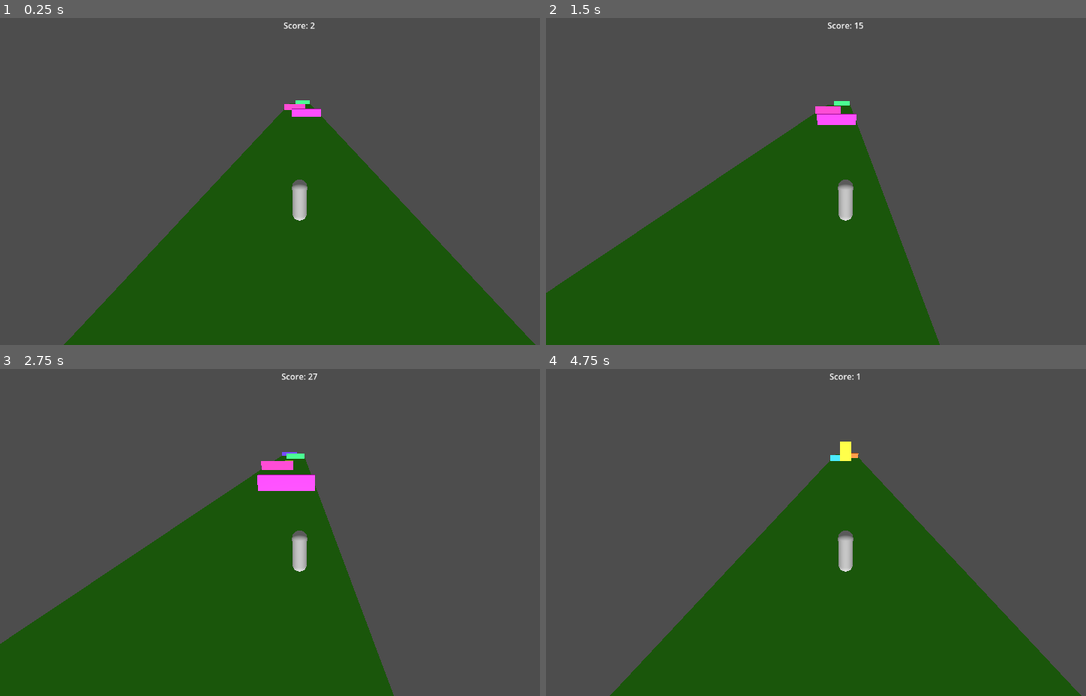
Above: before the commit, frames 1-4 (two rows, left to right).
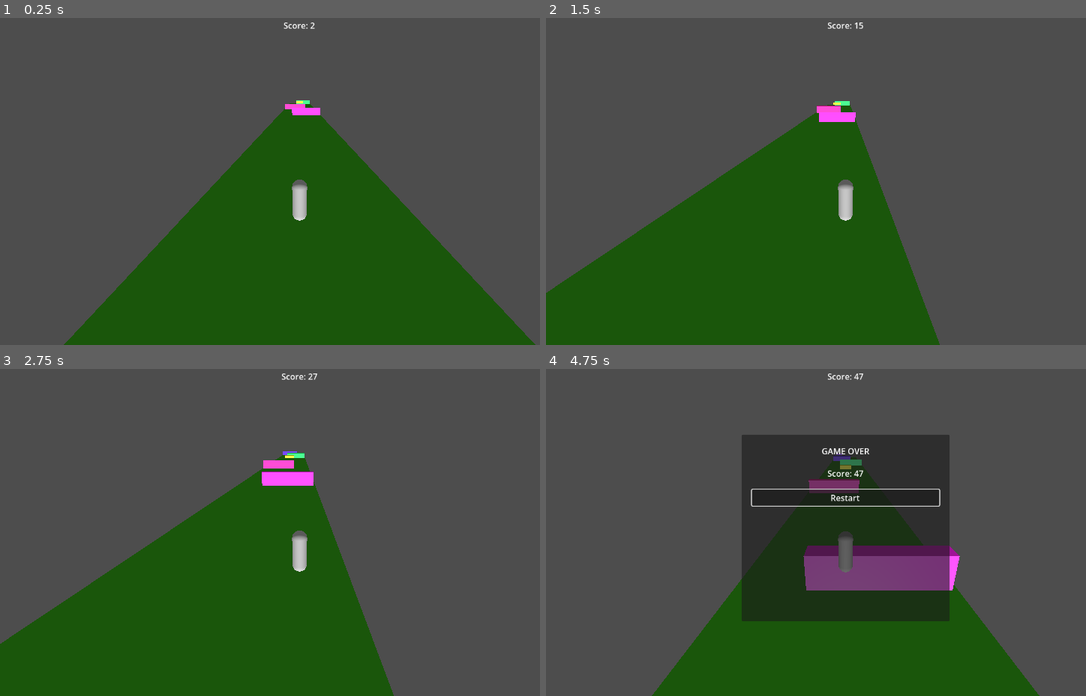
Above: after the commit, the same moments.

Repository: diigel/running-games
Game: Godot game, scene res://main.tscn
The game is run twice, just before and just after one commit, with the same random seed, the same clock (stepped at 60 frames per second) and the same inputs.
Inputs:
- Up to frame 1 (0.25 s): no input
- Up to frame 2 (1.5 s): tap Enter (ui_accept) at 0.5, 0.77 s; hold Right (ui_right) 0.53-1.28 s; hold Down (ui_down) from 1.28 s (still down)
- Up to frame 3 (2.75 s): tap Enter (ui_accept) at 1.52 s; release Down (ui_down) at 2.03 s; hold Right (ui_right) from 2.03 s (still down)
- Up to frame 4 (4.75 s): tap Enter (ui_accept) at 3.02, 3.77, 4.52 s; release Right (ui_right) at 3.53 s; hold Left (ui_left) from 3.53 s (still down)

The runs differ from the first frame. In frame 1, less than 0.1% of the frame differs, in the area x 52-60%, y 25-31%; in frame 2, 0.2%; in frame 3, 0.4%; in frame 4, 27%, in the area x 11-100%, y 1-100%.

Commit message:
fix(obstacle): restore jump mechanic, fix slide clearance and spawn timing
- obstacle_high: floor-level hurdle (size.y=1.4, pos=0.7) — jumpable, top=1.4 < peak=1.6
- obstacle_low: elevated beam (size.y=0.8, pos=1.5) — slide-only, bottom=1.1 > slide top=0.9
- obstacle_low: fix MeshInstance3D scale.y mismatch (was 0.81, reset to 1.0)
- track_chunk: push z_local to (-9,-5) for minimum 1.5s reaction time at max speed

Diff:
--- a/obstacle_high.tscn
+++ b/obstacle_high.tscn
@@ -1,20 +1,20 @@
 [gd_scene format=3 uid="uid://bwwd6nkdo2xeu"]
 
-[ext_resource type="Script" path="res://obstacle.gd" id="1_obs"]
+[ext_resource type="Script" uid="uid://r0eo47im40ms" path="res://obstacle.gd" id="1_obs"]
 
 [sub_resource type="BoxShape3D" id="BoxShape3D_high"]
-size = Vector3(2.5, 4.0, 1.0)
+size = Vector3(2.5, 1.4, 1)
 
 [sub_resource type="BoxMesh" id="BoxMesh_high"]
-size = Vector3(2.5, 4.0, 1.0)
+size = Vector3(2.5, 1.4, 1)
 
-[node name="ObstacleHigh" type="Area3D"]
+[node name="ObstacleHigh" type="Area3D" unique_id=1071663265]
 script = ExtResource("1_obs")
 
-[node name="CollisionShape3D" type="CollisionShape3D" parent="."]
-position = Vector3(0, 3.6, 0)
+[node name="CollisionShape3D" type="CollisionShape3D" parent="." unique_id=1229821190]
+position = Vector3(0, 0.7, 0)
 shape = SubResource("BoxShape3D_high")
 
-[node name="MeshInstance3D" type="MeshInstance3D" parent="."]
-position = Vector3(0, 3.6, 0)
+[node name="MeshInstance3D" type="MeshInstance3D" parent="." unique_id=1681728045]
+position = Vector3(0, 0.7, 0)
 mesh = SubResource("BoxMesh_high")
--- a/obstacle_low.tscn
+++ b/obstacle_low.tscn
@@ -1,20 +1,20 @@
-[gd_scene load_steps=4 format=3 uid="uid://bobstaclelow01"]
+[gd_scene format=3 uid="uid://bwwd6nkdtafwu"]
 
-[ext_resource type="Script" path="res://obstacle.gd" id="1_obs"]
+[ext_resource type="Script" uid="uid://r0eo47im40ms" path="res://obstacle.gd" id="1_obs"]
 
 [sub_resource type="BoxShape3D" id="BoxShape3D_low"]
-size = Vector3(2.5, 0.6, 1.0)
+size = Vector3(2.5, 0.8, 1)
 
 [sub_resource type="BoxMesh" id="BoxMesh_low"]
-size = Vector3(2.5, 0.6, 1.0)
+size = Vector3(2.5, 0.8, 1)
 
-[node name="ObstacleLow" type="Area3D"]
+[node name="ObstacleLow" type="Area3D" unique_id=1649898106]
 script = ExtResource("1_obs")
 
-[node name="CollisionShape3D" type="CollisionShape3D" parent="."]
-position = Vector3(0, 0.3, 0)
+[node name="CollisionShape3D" type="CollisionShape3D" parent="." unique_id=1433722096]
+transform = Transform3D(1, 0, 0, 0, 1, 0, 0, 0, 1, 0, 1.5, 0)
 shape = SubResource("BoxShape3D_low")
 
-[node name="MeshInstance3D" type="MeshInstance3D" parent="."]
-position = Vector3(0, 0.3, 0)
+[node name="MeshInstance3D" type="MeshInstance3D" parent="." unique_id=1431167340]
+transform = Transform3D(1, 0, 0, 0, 1, 0, 0, 0, 1, 0, 1.5, 0)
 mesh = SubResource("BoxMesh_low")
--- a/project.godot
+++ b/project.godot
@@ -11,9 +11,9 @@
 [application]
 
 config/name="RunningGames"
+run/main_scene="res://main.tscn"
 config/features=PackedStringArray("4.6", "Forward Plus")
 config/icon="res://icon.svg"
-run/main_scene="res://main.tscn"
 
 [dotnet]
 
--- a/track_chunk.gd
+++ b/track_chunk.gd
@@ -57,6 +57,6 @@
 		lane_x = LANE_POSITIONS[randi() % LANE_POSITIONS.size()]
 
 	# Offset into the back half of the chunk so player has reaction time
-	var z_local: float = randf_range(-CHUNK_LENGTH * 0.35, CHUNK_LENGTH * 0.1)
+	var z_local: float = randf_range(-CHUNK_LENGTH * 0.45, -CHUNK_LENGTH * 0.25)
 	obstacle.position = Vector3(lane_x, 0.0, z_local)
 	add_child(obstacle)
Not shown: 1 places in hud.tscn that only renumber resources
Not shown: 1 places in obstacle_double.tscn that only renumber resources
